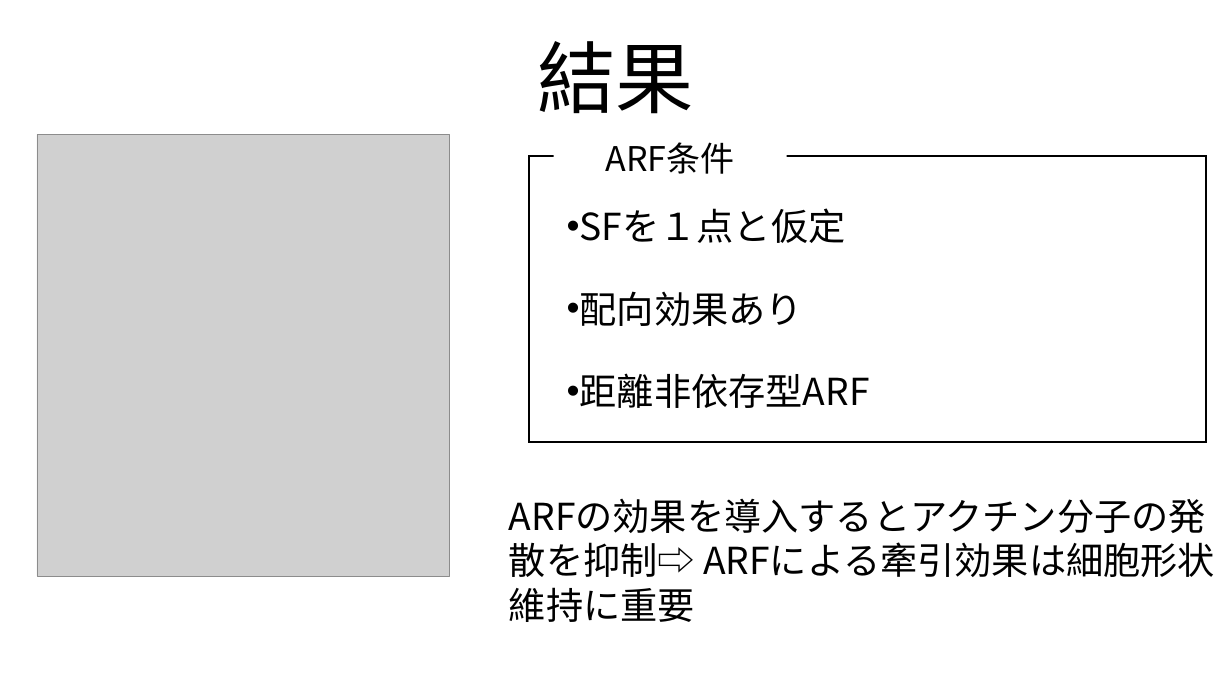
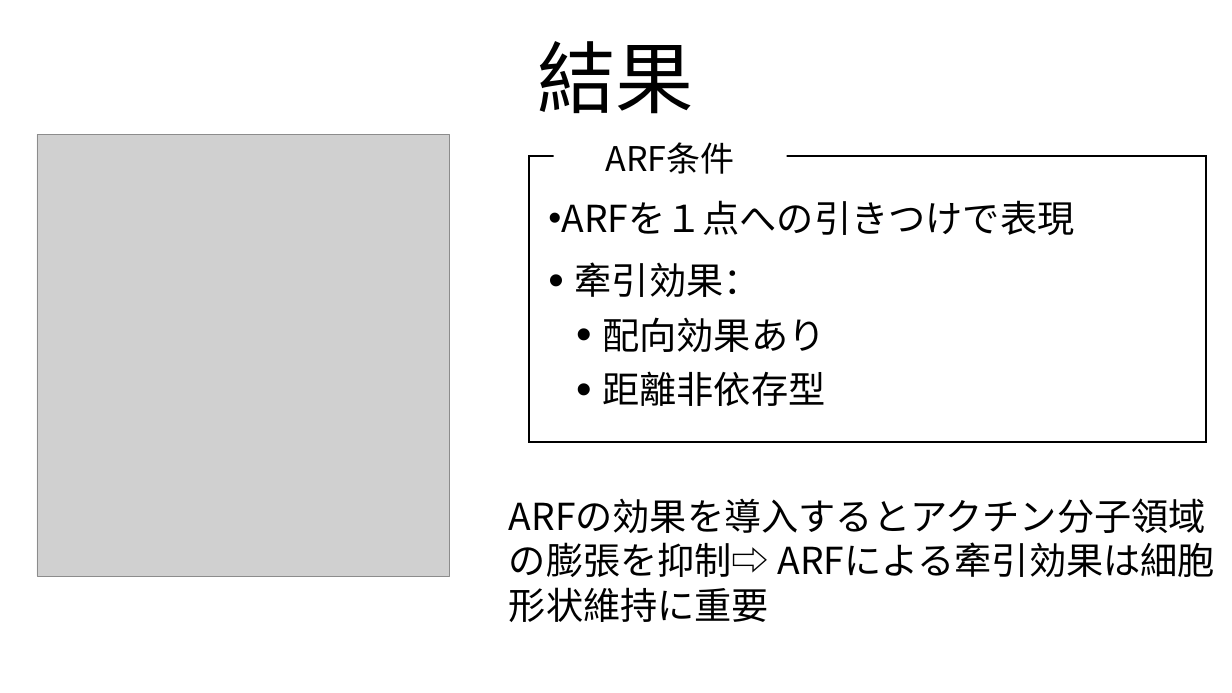
Before and after one commit to tokumaga81/ackera, a slide deck: slide 26 of tokunaga_mp.pptx. Drawn at 1232x693 pixels with LibreOffice and Linux fonts; fonts in the diff are those of the drawing; grey boxes stand for pictures. Boxes give left, top, right and bottom in pixels: in the first picture for what was removed or moved away, otherwise in the second. Text is boxed around its words. In the diff, an @@ line names an element or a change of style, - is before the commit and + after.

```diff
--- a/tokunaga_mp.pptx
+++ b/tokunaga_mp.pptx
@@ text added at bbox=[561, 200, 1074, 235], 58 pt, text #000000 @@
+• ARFを１点への引きつけで表現
@@ text at bbox=[580, 208, 846, 243]: paragraph removed @@
-• SFを１点と仮定
@@ text added at bbox=[575, 262, 761, 297], 58 pt, text #000000 @@
+• 牽引効果：
@@ text "配向効果あり": place and size @@
-text "配向効果あり" at bbox=[580, 208, 870, 408]
+text "配向効果あり" at bbox=[602, 317, 825, 352]
@@ text "配向効果あり" at bbox=[602, 317, 825, 352]: indent changed @@
@@ text at bbox=[580, 373, 870, 408]: paragraph removed @@
-• 距離非依存型ARF
@@ text added at bbox=[602, 371, 825, 406], 58 pt, text #000000 @@
+• 距離非依存型
@@ text at bbox=[506, 483, 1228, 637]: text changed @@
-ARFの効果を導入するとアクチン分子の発散を抑制⇨ ARFによる牽引効果は細胞形状維持に重要
+ARFの効果を導入するとアクチン分子領域の膨張を抑制⇨ ARFによる牽引効果は細胞形状維持に重要
```
Also in this commit, not shown: 18 other slides changed, 2 other files.
